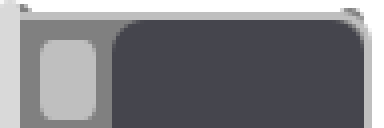
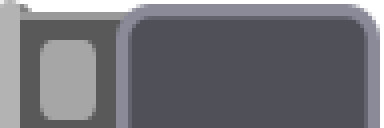
Before/after of a (384, 128) layered artwork. What changed in the layer stack:
painted on "Rounded Rectangle 3 copy 3" over left=40, top=40, right=96, bottom=120
painted on "Rounded Rectangle 7" over left=112, top=4, right=380, bottom=128
painted on "Rounded Rectangle 6" over left=0, top=0, right=20, bottom=128
painted on "Rounded Rectangle 8" over left=0, top=12, right=372, bottom=128
